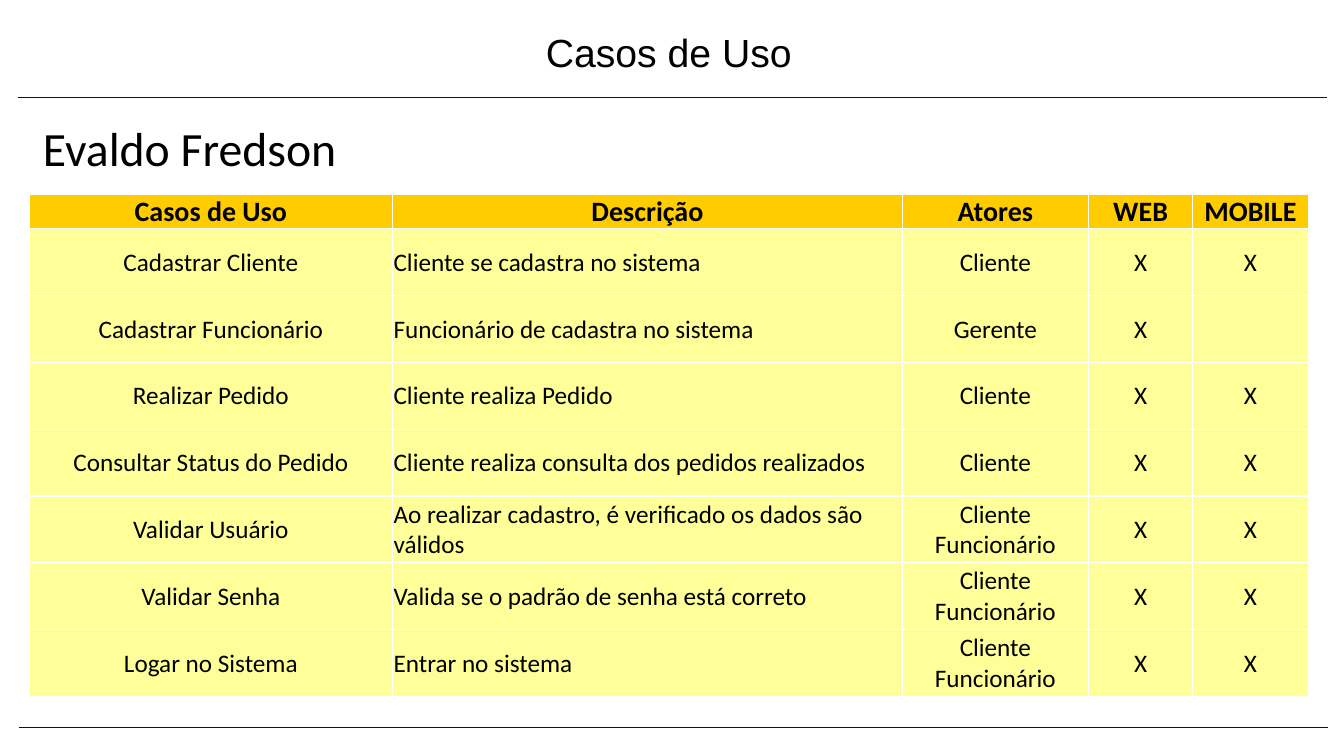
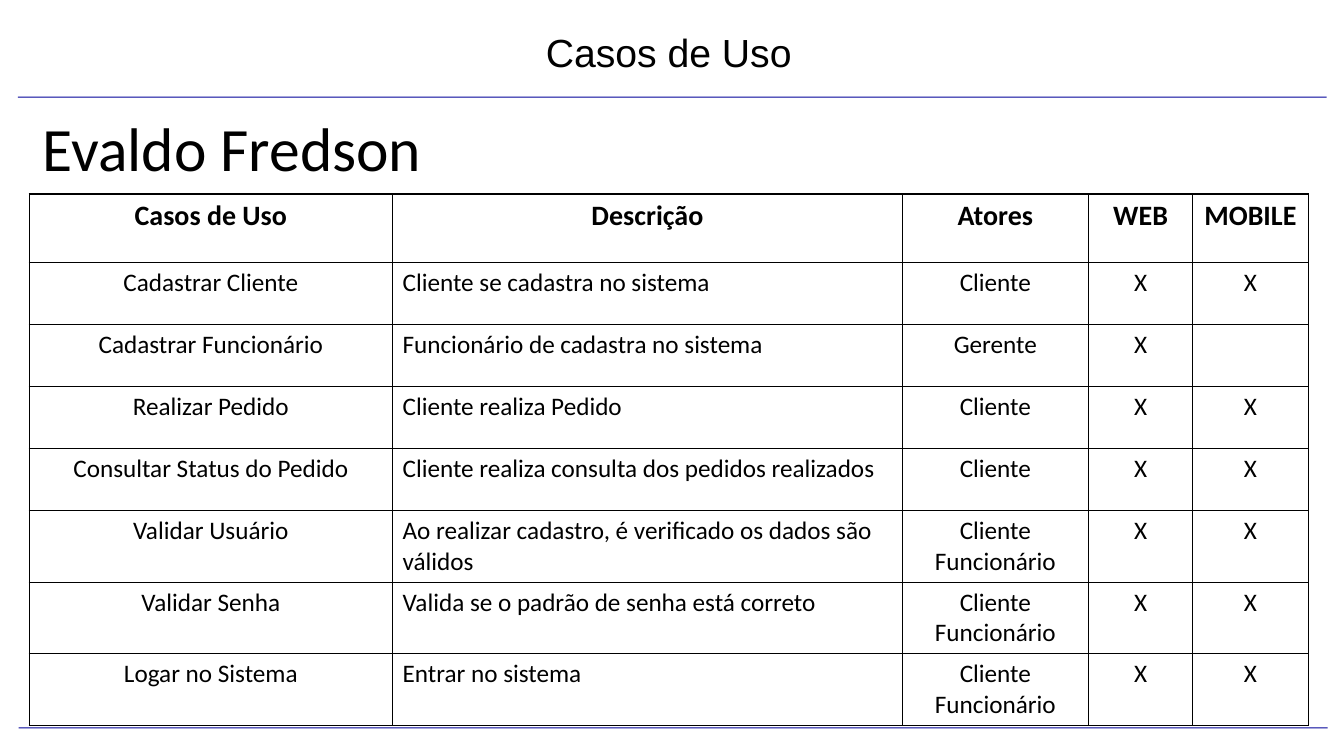
Before and after one commit to WilAlves/projetos_sistemas, a slide deck: slide 8 of SISPAN_V4.pptx. Drawn at 1344x756 pixels with LibreOffice and Linux fonts; fonts in the diff are those of the drawing; background and template pictures are left out. Boxes give left, top, right and bottom in pixels: in the first picture for what was removed or moved away, otherwise in the second. Text is boxed around its words. In the diff, an @@ line names an element or a change of style, - is before the commit and + after.

```diff
--- a/SISPAN_V4.pptx
+++ b/SISPAN_V4.pptx
@@ line (18, 97) - (1327, 97): stroke #000099 0.75 pt to #000099 0.74 pt @@
@@ text "Evaldo Fredson" at <box>43,128,422,172</box>: size 34.1 to 44 pt @@
@@ table at <box>29,193,1309,721</box> @@
@@ fill #FFCC00 to none in row 1 @@
@@ fill #FFFF99 to none in 34 cells @@
@@ borders changed @@
@@ line (19, 727) - (1328, 727): stroke #000099 0.75 pt to #000099 0.74 pt @@
```
Also in this commit, not shown: 17 other slides changed, 2 slides added.
